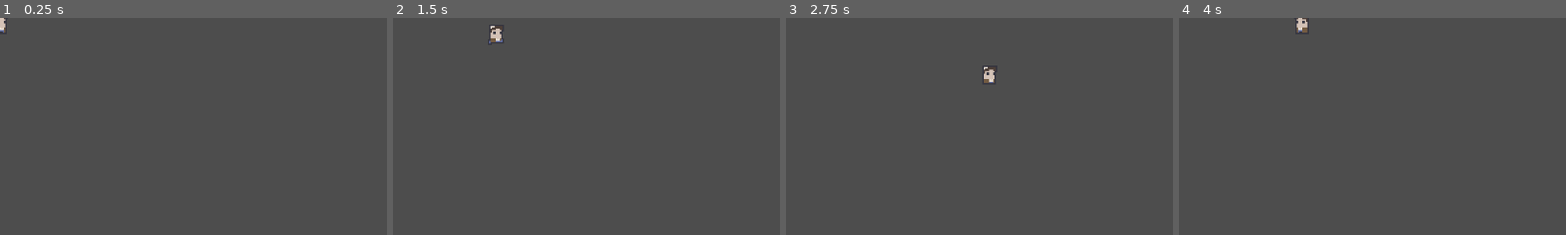
Above: before the commit, frames 1-4 (left to right).
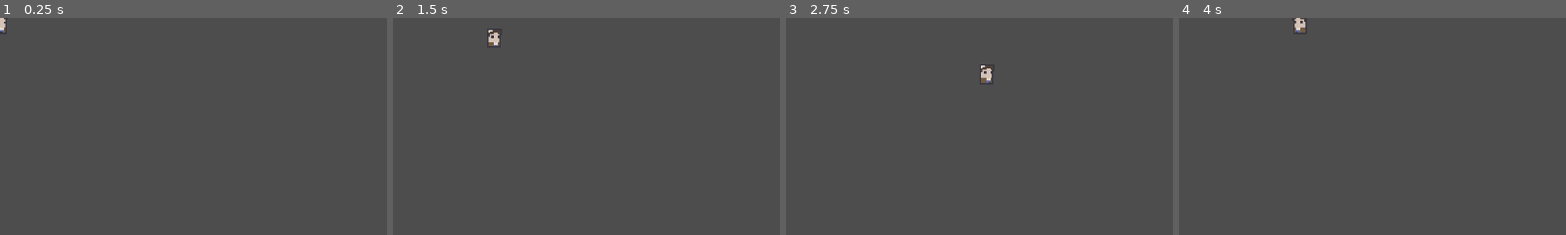
Above: after the commit, the same moments.

Repository: JuaniCargnel/Placeholder_Name
Game: Godot game, scene res://Scenes/Player/Player.tscn
The game is run twice, just before and just after one commit, with the same random seed, the same clock (stepped at 60 frames per second) and the same inputs. The project has no main scene, so this scene is started directly.
Inputs:
- Up to frame 1 (0.25 s): no input
- Up to frame 2 (1.5 s): tap Enter at 0.5 s; hold Right (ui_right) 0.53-1.28 s; tap Space (dash) at 0.6, 1.35 s; hold Down (ui_down) from 1.28 s (still down)
- Up to frame 3 (2.75 s): release Down (ui_down) at 2.03 s; hold Right (ui_right) from 2.03 s (still down); tap Space (dash) at 2.1 s
- Up to frame 4 (4 s): release Right (ui_right) at 2.78 s; hold Up (ui_up) 2.78-3.53 s; tap Space (dash) at 2.85, 3.6 s; hold Left (ui_left) from 3.53 s (still down)
The pictures show only the part of the screen within x 0-50%, y 0-50%; the shares and areas given below are measured in that part.

The runs differ from the first frame. In frame 1, less than 0.1% of the frame differs, in the area x 1-2%, y 1-2%; in frame 2, 0.2%, in the area x 24-29%, y 3-13%; in frame 3, 0.2%; in frame 4, 0.1%.

Commit message:
Player Changes

Diff:
--- a/Scenes/Player/Player.tscn
+++ b/Scenes/Player/Player.tscn
@@ -19,6 +19,22 @@
 atlas = ExtResource("2_ft8w5")
 region = Rect2(96, 288, 32, 32)
 
+[sub_resource type="AtlasTexture" id="AtlasTexture_0u84n"]
+atlas = ExtResource("2_ft8w5")
+region = Rect2(0, 0, 32, 32)
+
+[sub_resource type="AtlasTexture" id="AtlasTexture_esmjy"]
+atlas = ExtResource("2_ft8w5")
+region = Rect2(32, 0, 32, 32)
+
+[sub_resource type="AtlasTexture" id="AtlasTexture_6tu5v"]
+atlas = ExtResource("2_ft8w5")
+region = Rect2(64, 0, 32, 32)
+
+[sub_resource type="AtlasTexture" id="AtlasTexture_spxdj"]
+atlas = ExtResource("2_ft8w5")
+region = Rect2(96, 0, 32, 32)
+
 [sub_resource type="AtlasTexture" id="AtlasTexture_ji083"]
 atlas = ExtResource("2_ft8w5")
 region = Rect2(0, 256, 32, 32)
@@ -51,69 +67,53 @@
 atlas = ExtResource("2_ft8w5")
 region = Rect2(96, 32, 32, 32)
 
-[sub_resource type="AtlasTexture" id="AtlasTexture_0u84n"]
-atlas = ExtResource("2_ft8w5")
-region = Rect2(0, 192, 32, 32)
-
-[sub_resource type="AtlasTexture" id="AtlasTexture_esmjy"]
-atlas = ExtResource("2_ft8w5")
-region = Rect2(32, 192, 32, 32)
-
-[sub_resource type="AtlasTexture" id="AtlasTexture_6tu5v"]
-atlas = ExtResource("2_ft8w5")
-region = Rect2(64, 192, 32, 32)
-
-[sub_resource type="AtlasTexture" id="AtlasTexture_spxdj"]
-atlas = ExtResource("2_ft8w5")
-region = Rect2(96, 192, 32, 32)
+[sub_resource type="AtlasTexture" id="AtlasTexture_8cj01"]
+atlas = ExtResource("2_ft8w5")
+region = Rect2(0, 64, 32, 32)
+
+[sub_resource type="AtlasTexture" id="AtlasTexture_i2g7t"]
+atlas = ExtResource("2_ft8w5")
+region = Rect2(32, 64, 32, 32)
+
+[sub_resource type="AtlasTexture" id="AtlasTexture_io2mu"]
+atlas = ExtResource("2_ft8w5")
+region = Rect2(64, 64, 32, 32)
+
+[sub_resource type="AtlasTexture" id="AtlasTexture_e5iqy"]
+atlas = ExtResource("2_ft8w5")
+region = Rect2(96, 64, 32, 32)
+
+[sub_resource type="AtlasTexture" id="AtlasTexture_8t5qx"]
+atlas = ExtResource("2_ft8w5")
+region = Rect2(128, 64, 32, 32)
+
+[sub_resource type="AtlasTexture" id="AtlasTexture_8rd5p"]
+atlas = ExtResource("2_ft8w5")
+region = Rect2(160, 64, 32, 32)
+
+[sub_resource type="AtlasTexture" id="AtlasTexture_wwmao"]
+atlas = ExtResource("2_ft8w5")
+region = Rect2(192, 64, 32, 32)
+
+[sub_resource type="AtlasTexture" id="AtlasTexture_7xdrn"]
+atlas = ExtResource("2_ft8w5")
+region = Rect2(224, 64, 32, 32)
 
 [sub_resource type="AtlasTexture" id="AtlasTexture_0objx"]
 atlas = ExtResource("2_ft8w5")
-region = Rect2(128, 192, 32, 32)
+region = Rect2(0, 224, 32, 32)
 
 [sub_resource type="AtlasTexture" id="AtlasTexture_w71ue"]
 atlas = ExtResource("2_ft8w5")
-region = Rect2(160, 192, 32, 32)
+region = Rect2(32, 224, 32, 32)
 
 [sub_resource type="AtlasTexture" id="AtlasTexture_1e6p3"]
 atlas = ExtResource("2_ft8w5")
-region = Rect2(192, 192, 32, 32)
+region = Rect2(64, 224, 32, 32)
 
 [sub_resource type="AtlasTexture" id="AtlasTexture_yb677"]
 atlas = ExtResource("2_ft8w5")
-region = Rect2(224, 192, 32, 32)
-
-[sub_resource type="AtlasTexture" id="AtlasTexture_8cj01"]
-atlas = ExtResource("2_ft8w5")
-region = Rect2(0, 64, 32, 32)
-
-[sub_resource type="AtlasTexture" id="AtlasTexture_i2g7t"]
-atlas = ExtResource("2_ft8w5")
-region = Rect2(32, 64, 32, 32)
-
-[sub_resource type="AtlasTexture" id="AtlasTexture_io2mu"]
-atlas = ExtResource("2_ft8w5")
-region = Rect2(64, 64, 32, 32)
-
-[sub_resource type="AtlasTexture" id="AtlasTexture_e5iqy"]
-atlas = ExtResource("2_ft8w5")
-region = Rect2(96, 64, 32, 32)
-
-[sub_resource type="AtlasTexture" id="AtlasTexture_8t5qx"]
-atlas = ExtResource("2_ft8w5")
-region = Rect2(128, 64, 32, 32)
-
-[sub_resource type="AtlasTexture" id="AtlasTexture_8rd5p"]
-atlas = ExtResource("2_ft8w5")
-region = Rect2(160, 64, 32, 32)
-
-[sub_resource type="AtlasTexture" id="AtlasTexture_wwmao"]
-atlas = ExtResource("2_ft8w5")
-region = Rect2(192, 64, 32, 32)
-
-[sub_resource type="AtlasTexture" id="AtlasTexture_7xdrn"]
-atlas = ExtResource("2_ft8w5")
-region = Rect2(224, 64, 32, 32)
+region = Rect2(96, 224, 32, 32)
 
 [sub_resource type="SpriteFrames" id="SpriteFrames_ft8w5"]
 animations = [{
@@ -136,6 +136,23 @@
 }, {
 "frames": [{
 "duration": 1.0,
+"texture": SubResource("AtlasTexture_0u84n")
+}, {
+"duration": 1.0,
+"texture": SubResource("AtlasTexture_esmjy")
+}, {
+"duration": 1.0,
+"texture": SubResource("AtlasTexture_6tu5v")
+}, {
+"duration": 1.0,
+"texture": SubResource("AtlasTexture_spxdj")
+}],
+"loop": false,
+"name": &"fall",
+"speed": 7.0
+}, {
+"frames": [{
+"duration": 1.0,
 "texture": SubResource("AtlasTexture_ji083")
 }, {
 "duration": 1.0,
@@ -170,35 +187,6 @@
 }, {
 "frames": [{
 "duration": 1.0,
-"texture": SubResource("AtlasTexture_0u84n")
-}, {
-"duration": 1.0,
-"texture": SubResource("AtlasTexture_esmjy")
-}, {
-"duration": 1.0,
-"texture": SubResource("AtlasTexture_6tu5v")
-}, {
-"duration": 1.0,
-"texture": SubResource("AtlasTexture_spxdj")
-}, {
-"duration": 1.0,
-"texture": SubResource("AtlasTexture_0objx")
-}, {
-"duration": 1.0,
-"texture": SubResource("AtlasTexture_w71ue")
-}, {
-"duration": 1.0,
-"texture": SubResource("AtlasTexture_1e6p3")
-}, {
-"duration": 1.0,
-"texture": SubResource("AtlasTexture_yb677")
-}],
-"loop": true,
-"name": &"roll",
-"speed": 7.0
-}, {
-"frames": [{
-"duration": 1.0,
 "texture": SubResource("AtlasTexture_8cj01")
 }, {
 "duration": 1.0,
@@ -225,6 +213,23 @@
 "loop": true,
 "name": &"run",
 "speed": 7.0
+}, {
+"frames": [{
+"duration": 1.0,
+"texture": SubResource("AtlasTexture_0objx")
+}, {
+"duration": 1.0,
+"texture": SubResource("AtlasTexture_w71ue")
+}, {
+"duration": 1.0,
+"texture": SubResource("AtlasTexture_1e6p3")
+}, {
+"duration": 1.0,
+"texture": SubResource("AtlasTexture_yb677")
+}],
+"loop": false,
+"name": &"turn",
+"speed": 9.0
 }]
 
 [sub_resource type="RectangleShape2D" id="RectangleShape2D_h54ih"]
@@ -240,8 +245,9 @@
 texture_filter = 1
 scale = Vector2(2, 2)
 sprite_frames = SubResource("SpriteFrames_ft8w5")
-animation = &"run"
-frame_progress = 0.380284
+animation = &"turn"
+frame = 3
+frame_progress = 1.0
 
 [node name="CollisionShape2D" type="CollisionShape2D" parent="."]
 position = Vector2(1, 8)
@@ -260,5 +266,6 @@
 [node name="InvulnTimer" type="Timer" parent="."]
 one_shot = true
 
+[connection signal="animation_finished" from="AnimatedSprite2D" to="." method="_on_animated_sprite_2d_animation_finished"]
 [connection signal="timeout" from="DashTimer" to="." method="_on_dash_timer_timeout"]
 [connection signal="timeout" from="InvulnTimer" to="." method="_on_invuln_timer_timeout"]
--- a/Scripts/Player/Player.gd
+++ b/Scripts/Player/Player.gd
@@ -11,18 +11,24 @@
 var can_dash := true
 var is_invulnerable := false
 var is_dashing := false
+var is_dead := false
+var is_falling := true
 var dash_direction := Vector2.ZERO
 var dash_elapsed := 0.0
-var is_dead := false
 
 # === REFERENCIAS ===
 @onready var anim := $AnimatedSprite2D
 @onready var dash_timer := $DashTimer
 @onready var invuln_timer := $InvulnTimer
 
+# === INICIO ===
+func _ready():
+	anim.play("fall")
+	velocity = Vector2.ZERO
+
 # === LÓGICA PRINCIPAL ===
 func _physics_process(delta):
-	if is_dead:
+	if is_dead or is_falling:
 		return
 
 	# Si está haciendo dash, moverse manualmente
@@ -35,7 +41,6 @@
 		else:
 			velocity = dash_direction * (dash_distance / dash_duration)
 			move_and_slide()
-		anim.play("roll")
 		return
 
 	# Movimiento normal
@@ -82,3 +87,8 @@
 
 func _on_invuln_timer_timeout() -> void:
 	is_invulnerable = false
+
+# === CALLBACK ANIMACIONES ===
+func _on_animated_sprite_2d_animation_finished() -> void:
+	if anim.animation == "fall":
+		is_falling = false
Binary file added: Assets/Sprites/Player/Shader.png
Not shown, added: Assets/Sprites/Player/Shader.png.import
